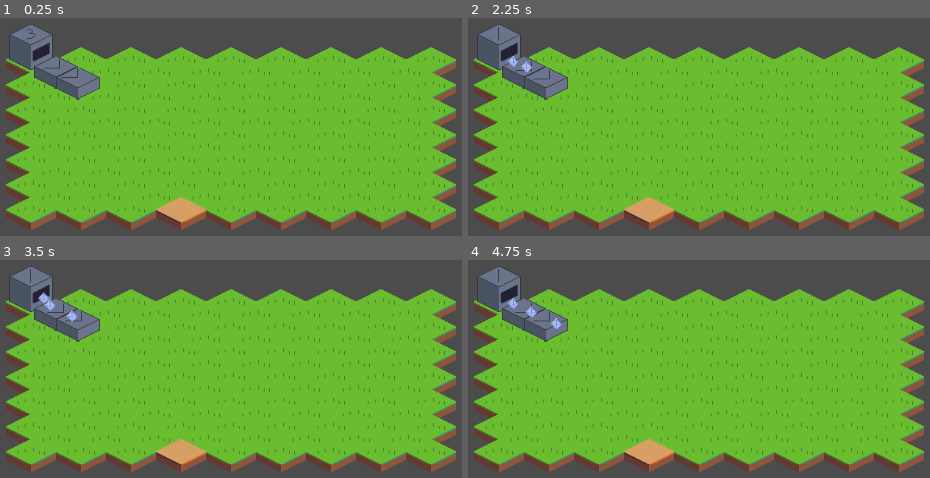
Above: before the commit, frames 1-4 (two rows, left to right).
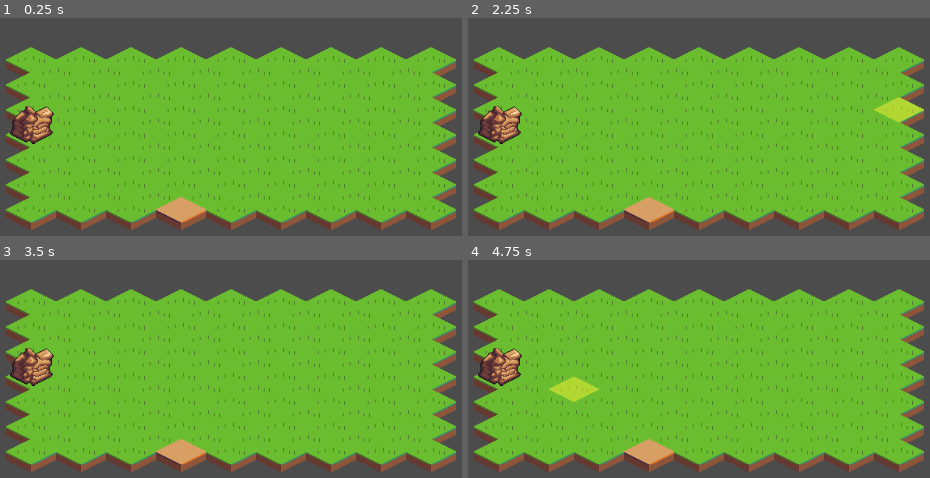
Above: after the commit, the same moments.

Repository: antomarsi/factorygame-godot
Game: Godot game, scene res://Main.tscn
The game is run twice, just before and just after one commit, with the same random seed, the same clock (stepped at 60 frames per second) and the same inputs.
Inputs (mouse positions are in pixels of both pictures, inside the frame that each line leads up to):
- Up to frame 1 (0.25 s): no input
- Up to frame 2 (2.25 s): move the mouse to (outside the picture) at 0.52 s; click (outside the picture) at 0.67 s; move the mouse to (outside the picture) at 1.27 s; click (outside the picture) at 1.42 s; move the mouse to (902, 116) at 2.02 s; click (902, 116) at 2.17 s
- Up to frame 3 (3.5 s): tap Enter at 2.75 s; move the mouse to (outside the picture) at 2.77 s; click (outside the picture) at 2.92 s
- Up to frame 4 (4.75 s): move the mouse to (outside the picture) at 3.52 s; click (outside the picture) at 3.67 s; move the mouse to (583, 390) at 4.27 s; click (583, 390) at 4.42 s

The runs differ from the first frame. In frame 1, 4.0% of the frame differs, in the area x 1-22%, y 3-58%; in frame 2, 4.7%, in the area x 1-99%, y 3-58%; in frame 3, 4.0%; in frame 4, 4.7%.
Error after the commit: Invalid call. Nonexistent function 'instace' in base 'PackedScene'. (res://Scripts/Grid.gd:24)

Commit message:
atualizacao

Diff:
--- a/Entity/Belt.tscn
+++ b/Entity/Belt.tscn
@@ -1,57 +1,45 @@
-[gd_scene load_steps=11 format=2]
+[gd_scene load_steps=9 format=2]
 
 [ext_resource path="res://Sprites/belt.png" type="Texture" id=1]
-[ext_resource path="res://Scripts/Ejector.gd" type="Script" id=2]
-[ext_resource path="res://Scripts/Acceptor.gd" type="Script" id=3]
 [ext_resource path="res://Scripts/Mover.gd" type="Script" id=4]
 [ext_resource path="res://Entity/Actions/Acceptor.tscn" type="PackedScene" id=5]
 [ext_resource path="res://Entity/Actions/Ejector.tscn" type="PackedScene" id=6]
 
-[sub_resource type="AtlasTexture" id=6]
+[sub_resource type="AtlasTexture" id=1]
 atlas = ExtResource( 1 )
 region = Rect2( 0, 0, 56, 41 )
 
-[sub_resource type="AtlasTexture" id=7]
+[sub_resource type="AtlasTexture" id=2]
 atlas = ExtResource( 1 )
 region = Rect2( 56, 0, 56, 41 )
 
-[sub_resource type="AtlasTexture" id=8]
+[sub_resource type="AtlasTexture" id=3]
 atlas = ExtResource( 1 )
 region = Rect2( 112, 0, 56, 41 )
 
-[sub_resource type="SpriteFrames" id=9]
+[sub_resource type="SpriteFrames" id=4]
 animations = [ {
-"frames": [ SubResource( 6 ), SubResource( 7 ), SubResource( 8 ) ],
+"frames": [ SubResource( 1 ), SubResource( 2 ), SubResource( 3 ) ],
 "loop": true,
 "name": "default",
 "speed": 5.0
 } ]
 
 [node name="Belt" type="Node2D"]
-position = Vector2( 128.152, 123.244 )
 script = ExtResource( 4 )
 
 [node name="AnimatedSprite" type="AnimatedSprite" parent="."]
-position = Vector2( 0, -16 )
-frames = SubResource( 9 )
-frame = 2
+position = Vector2( 0, 11 )
+frames = SubResource( 4 )
 playing = true
 
 [node name="Actions" type="Node2D" parent="."]
 
-[node name="Ejector" type="Node2D" parent="Actions" instance=ExtResource( 6 )]
-position = Vector2( 14, -16 )
-script = ExtResource( 2 )
+[node name="Ejector" parent="Actions" instance=ExtResource( 6 )]
+position = Vector2( 14, 6 )
 
-[node name="Acceptor" type="Node2D" parent="Actions" instance=ExtResource( 5 )]
-position = Vector2( -14, -30 )
-script = ExtResource( 3 )
+[node name="Acceptor" parent="Actions" instance=ExtResource( 5 )]
+position = Vector2( -14, -7 )
 
 [node name="TweenIn" type="Tween" parent="."]
-
-[node name="TweenOut" type="Tween" parent="."]
-
-[node name="Item" type="Node2D" parent="."]
-position = Vector2( 0, -24 )
 [connection signal="tween_completed" from="TweenIn" to="." method="_on_TweenIn_tween_completed"]
-[connection signal="tween_completed" from="TweenOut" to="." method="_on_TweenOut_tween_completed"]
--- a/Entity/Item.tscn
+++ b/Entity/Item.tscn
@@ -10,3 +10,4 @@
 z_index = 100
 z_as_relative = false
 texture = ExtResource( 1 )
+hframes = 2
--- /dev/null
+++ b/Entity/Miner.tscn
@@ -0,0 +1,42 @@
+[gd_scene load_steps=9 format=2]
+
+[ext_resource path="res://Scripts/Mine.gd" type="Script" id=2]
+[ext_resource path="res://Entity/Actions/Ejector.tscn" type="PackedScene" id=3]
+[ext_resource path="res://Entity/Item.tscn" type="PackedScene" id=4]
+[ext_resource path="res://Sprites/miner.png" type="Texture" id=5]
+
+[sub_resource type="AtlasTexture" id=1]
+atlas = ExtResource( 5 )
+region = Rect2( 0, 0, 56, 59 )
+
+[sub_resource type="AtlasTexture" id=2]
+atlas = ExtResource( 5 )
+region = Rect2( 56, 0, 56, 59 )
+
+[sub_resource type="AtlasTexture" id=3]
+atlas = ExtResource( 5 )
+region = Rect2( 112, 0, 56, 59 )
+
+[sub_resource type="SpriteFrames" id=4]
+animations = [ {
+"frames": [ SubResource( 1 ), SubResource( 2 ), SubResource( 3 ) ],
+"loop": true,
+"name": "default",
+"speed": 5.0
+} ]
+
+[node name="Miner" type="Node2D"]
+script = ExtResource( 2 )
+item = ExtResource( 4 )
+
+[node name="AnimatedSprite" type="AnimatedSprite" parent="."]
+frames = SubResource( 4 )
+frame = 1
+playing = true
+
+[node name="Actions" type="Node2D" parent="."]
+
+[node name="Ejector" parent="Actions" instance=ExtResource( 3 )]
+position = Vector2( 16, -4 )
+
+[node name="Timer" type="Timer" parent="."]
--- /dev/null
+++ b/Entity/OreDeposit.tscn
@@ -0,0 +1,13 @@
+[gd_scene load_steps=3 format=2]
+
+[ext_resource path="res://Sprites/OreDeposit.png" type="Texture" id=1]
+[ext_resource path="res://Scripts/OreDeposit.gd" type="Script" id=2]
+
+[node name="OreDeposit" type="Node2D"]
+script = ExtResource( 2 )
+
+[node name="Sprite" type="Sprite" parent="."]
+texture = ExtResource( 1 )
+offset = Vector2( 1, -13 )
+hframes = 2
+region_rect = Rect2( 0, 0, 56, 49 )
--- a/Main.tscn
+++ b/Main.tscn
@@ -1,11 +1,13 @@
-[gd_scene load_steps=12 format=2]
+[gd_scene load_steps=11 format=2]
 
 [ext_resource path="res://Sprites/tileset.png" type="Texture" id=1]
-[ext_resource path="res://Sprites/miner.png" type="Texture" id=2]
+[ext_resource path="res://Entity/Miner.tscn" type="PackedScene" id=2]
 [ext_resource path="res://Entity/Belt.tscn" type="PackedScene" id=3]
-[ext_resource path="res://Entity/Item.tscn" type="PackedScene" id=4]
-[ext_resource path="res://Entity/Actions/Ejector.tscn" type="PackedScene" id=6]
-[ext_resource path="res://Scripts/Mine.gd" type="Script" id=7]
+[ext_resource path="res://Scripts/Grid.gd" type="Script" id=4]
+[ext_resource path="res://Sprites/cursor.png" type="Texture" id=5]
+[ext_resource path="res://Entity/OreDeposit.tscn" type="PackedScene" id=6]
+[ext_resource path="res://Sprites/OreDeposit.png" type="Texture" id=7]
+[ext_resource path="res://Scripts/Main.gd" type="Script" id=8]
 
 [sub_resource type="TileSet" id=1]
 0/name = "Grass1"
@@ -51,70 +53,76 @@
 2/shapes = [  ]
 2/z_index = 0
 
-[sub_resource type="AtlasTexture" id=2]
-atlas = ExtResource( 2 )
-region = Rect2( 0, 0, 56, 59 )
+[sub_resource type="TileSet" id=2]
+0/name = "Copper"
+0/texture = ExtResource( 7 )
+0/tex_offset = Vector2( 0, -13 )
+0/modulate = Color( 1, 1, 1, 1 )
+0/region = Rect2( 0, 0, 56, 49 )
+0/tile_mode = 0
+0/occluder_offset = Vector2( 0, 0 )
+0/navigation_offset = Vector2( 0, 0 )
+0/shape_offset = Vector2( 0, 0 )
+0/shape_transform = Transform2D( 1, 0, 0, 1, 0, 0 )
+0/shape_one_way = false
+0/shape_one_way_margin = 0.0
+0/shapes = [  ]
+0/z_index = 0
+1/name = "Iron"
+1/texture = ExtResource( 7 )
+1/tex_offset = Vector2( 0, -29 )
+1/modulate = Color( 1, 1, 1, 1 )
+1/region = Rect2( 56, 0, 56, 49 )
+1/tile_mode = 0
+1/occluder_offset = Vector2( 0, 0 )
+1/navigation_offset = Vector2( 0, 0 )
+1/shape_offset = Vector2( 0, 0 )
+1/shape_transform = Transform2D( 1, 0, 0, 1, 0, 0 )
+1/shape_one_way = false
+1/shape_one_way_margin = 0.0
+1/shapes = [  ]
+1/z_index = 0
 
-[sub_resource type="AtlasTexture" id=3]
-atlas = ExtResource( 2 )
-region = Rect2( 56, 0, 56, 59 )
-
-[sub_resource type="AtlasTexture" id=4]
-atlas = ExtResource( 2 )
-region = Rect2( 112, 0, 56, 59 )
-
-[sub_resource type="SpriteFrames" id=5]
-animations = [ {
-"frames": [ SubResource( 2 ), SubResource( 3 ), SubResource( 4 ) ],
-"loop": true,
-"name": "default",
-"speed": 5.0
-} ]
-
-[node name="Node2D" type="Node2D"]
+[node name="Main" type="Node2D"]
+script = ExtResource( 8 )
+items = [ ExtResource( 2 ), ExtResource( 3 ) ]
 
 [node name="TileMap" type="TileMap" parent="."]
 mode = 1
 tile_set = SubResource( 1 )
 cell_size = Vector2( 64, 32 )
+cell_tile_origin = 1
 format = 1
 tile_data = PoolIntArray( -458740, 1, 0, -393205, 1, 0, -393204, 1, 0, -393203, 1, 0, -327670, 1, 0, -327669, 1, 0, -32 …(1427 unchanged characters)…
 
-[node name="Miner" type="Node2D" parent="."]
-position = Vector2( 96.388, 95.9479 )
-script = ExtResource( 7 )
-item = ExtResource( 4 )
+[node name="Ores" type="TileMap" parent="."]
+mode = 1
+tile_set = SubResource( 2 )
+cell_size = Vector2( 64, 32 )
+cell_tile_origin = 1
+cell_y_sort = true
+centered_textures = true
+format = 1
 
-[node name="AnimatedSprite" type="AnimatedSprite" parent="Miner"]
-position = Vector2( 0, -16 )
-frames = SubResource( 5 )
-frame = 1
-playing = true
+[node name="Grid" type="TileMap" parent="."]
+mode = 1
+cell_size = Vector2( 64, 32 )
+cell_tile_origin = 1
+cell_y_sort = true
+format = 1
+script = ExtResource( 4 )
 
-[node name="Actions" type="Node2D" parent="Miner"]
+[node name="Buildings" type="Node2D" parent="Grid"]
 
-[node name="Ejector" parent="Miner/Actions" instance=ExtResource( 6 )]
-position = Vector2( 16, -4 )
-acceptorPath = NodePath("../../../Belt/Actions/Acceptor")
+[node name="OreDeposit" parent="Grid/Buildings" instance=ExtResource( 6 )]
+position = Vector2( 98.3669, 193.935 )
 
-[node name="Items" type="Node2D" parent="Miner"]
-visible = false
+[node name="Cursor" type="Position2D" parent="."]
 
-[node name="Timer" type="Timer" parent="Miner"]
-autostart = true
+[node name="sprite" type="Sprite" parent="Cursor"]
+modulate = Color( 1, 1, 1, 0.498039 )
+position = Vector2( 0, 16 )
+z_index = 5
+texture = ExtResource( 5 )
 
-[node name="Belt" parent="." instance=ExtResource( 3 )]
-position = Vector2( 128, 128 )
-
-[node name="Ejector" parent="Belt/Actions" index="0"]
-acceptorPath = NodePath("../../../Belt2/Actions/Acceptor")
-
-[node name="Belt2" parent="." instance=ExtResource( 3 )]
-position = Vector2( 156, 142 )
-
-[node name="AnimatedSprite" parent="Belt2" index="0"]
-frame = 1
-
-[editable path="Belt"]
-
-[editable path="Belt2"]
+[node name="Items" type="Node2D" parent="."]
--- /dev/null
+++ b/Raw/OreDeposit.json
@@ -0,0 +1,78 @@
+{ "frames": {
+   "OreDeposit 0.aseprite": {
+    "frame": { "x": 0, "y": 0, "w": 56, "h": 49 },
+    "rotated": false,
+    "trimmed": true,
+    "spriteSourceSize": { "x": 69, "y": 11, "w": 56, "h": 49 },
+    "sourceSize": { "w": 192, "h": 106 },
+    "duration": 100
+   },
+   "OreDeposit 1.aseprite": {
+    "frame": { "x": 0, "y": 0, "w": 56, "h": 49 },
+    "rotated": false,
+    "trimmed": true,
+    "spriteSourceSize": { "x": 69, "y": 11, "w": 56, "h": 49 },
+    "sourceSize": { "w": 192, "h": 106 },
+    "duration": 100
+   },
+   "OreDeposit 2.aseprite": {
+    "frame": { "x": 56, "y": 0, "w": 56, "h": 49 },
+    "rotated": false,
+    "trimmed": true,
+    "spriteSourceSize": { "x": 69, "y": 11, "w": 56, "h": 49 },
+    "sourceSize": { "w": 192, "h": 106 },
+    "duration": 100
+   },
+   "OreDeposit 3.aseprite": {
+    "frame": { "x": 56, "y": 0, "w": 56, "h": 49 },
+    "rotated": false,
+    "trimmed": true,
+    "spriteSourceSize": { "x": 69, "y": 11, "w": 56, "h": 49 },
+    "sourceSize": { "w": 192, "h": 106 },
+    "duration": 100
+   },
+   "OreDeposit 4.aseprite": {
+    "frame": { "x": 56, "y": 0, "w": 56, "h": 49 },
+    "rotated": false,
+    "trimmed": true,
+    "spriteSourceSize": { "x": 69, "y": 11, "w": 56, "h": 49 },
+    "sourceSize": { "w": 192, "h": 106 },
+    "duration": 100
+   },
+   "OreDeposit 5.aseprite": {
+    "frame": { "x": 56, "y": 0, "w": 56, "h": 49 },
+    "rotated": false,
+    "trimmed": true,
+    "spriteSourceSize": { "x": 69, "y": 11, "w": 56, "h": 49 },
+    "sourceSize": { "w": 192, "h": 106 },
+    "duration": 100
+   },
+   "OreDeposit 6.aseprite": {
+    "frame": { "x": 56, "y": 0, "w": 56, "h": 49 },
+    "rotated": false,
+    "trimmed": true,
+    "spriteSourceSize": { "x": 69, "y": 11, "w": 56, "h": 49 },
+    "sourceSize": { "w": 192, "h": 106 },
+    "duration": 100
+   },
+   "OreDeposit 7.aseprite": {
+    "frame": { "x": 56, "y": 0, "w": 56, "h": 49 },
+    "rotated": false,
+    "trimmed": true,
+    "spriteSourceSize": { "x": 69, "y": 11, "w": 56, "h": 49 },
+    "sourceSize": { "w": 192, "h": 106 },
+    "duration": 100
+   }
+ },
+ "meta": {
+  "app": "http://www.aseprite.org/",
+  "version": "1.2.21-x64",
+  "image": "OreDeposit.png",
+  "format": "RGBA8888",
+  "size": { "w": 112, "h": 49 },
+  "scale": "1",
+  "slices": [
+   { "name": "Tile", "color": "#0000ffff", "keys": [{ "frame": 0, "bounds": {"x": 64, "y": 32, "w": 64, "h": 32 }, "pivot": {"x": 32, "y": 16 } }] }
+  ]
+ }
+}
--- a/Scripts/Acceptor.gd
+++ b/Scripts/Acceptor.gd
@@ -2,24 +2,23 @@
 
 class_name Acceptor
 
-signal item_accepted
+signal item_accepted(item)
 signal can_accept_item
+
+var item_on_hold = false
 
 func _ready():
 	pass # Replace with function body.
 
-func canAcceptItem() -> bool:
+func can_accept_item() -> bool:
 	return get_child_count() == 0
 
-func setItem(item:Item):
-	add_child(item)
-	emit_signal("item_accepted")
+func set_item(item:Item):
+	if item_on_hold:
+		yield(self, "can_accept_item")
+	item_on_hold = false
+	emit_signal("item_accepted", item)
 
-func getItem():
-	return get_child(0)
-
-func take_item() -> Item:
-	var item = get_child(0)
-	remove_child(item)
+func take_item():
+	item_on_hold = false
 	emit_signal("can_accept_item")
-	return item
--- /dev/null
+++ b/Scripts/Building.gd
@@ -0,0 +1,13 @@
+extends Node2D
+
+class_name Building
+
+enum CELL_TYPE { BUILDINGS, ORE_DEPOSIT }
+export (CELL_TYPE) var type
+
+func destroy():
+	queue_free()
+
+
+func can_place_on_tile(tile_index):
+	return tile_index == -1;
--- a/Scripts/Ejector.gd
+++ b/Scripts/Ejector.gd
@@ -3,25 +3,19 @@
 class_name Ejector
 
 signal item_ejected
+signal acceptor_setted
 
-export (NodePath) var acceptorPath
-var acceptor : Acceptor
+var acceptor : Acceptor setget set_acceptor
 
-func _ready():
-	if (acceptorPath):
-		acceptor = get_node(acceptorPath)
-
-func can_eject_item() -> bool:
-	return get_child_count() == 0 and acceptor != null
+func set_acceptor(_acceptor: Acceptor):
+	acceptor = _acceptor
+	emit_signal("acceptor_setted")
 
 func eject_item(item : Item):
-	add_child(item)
-
-func _process(delta):
-	if get_child_count() != 0 and acceptor != null:
-		if not acceptor.canAcceptItem():
-			yield(acceptor, "can_accept_item")
-		var item = get_child(0)
-		remove_child(item)
-		acceptor.setItem(item)
-		emit_signal("item_ejected")
+	if not acceptor:
+		yield(self, "acceptor_setted")
+	if not acceptor.can_accept_item():
+		yield(acceptor, "can_accept_item")
+	acceptor.set_item(item)
+	yield(acceptor, "item_accepted")
+	emit_signal("item_ejected")
--- /dev/null
+++ b/Scripts/Grid.gd
@@ -0,0 +1,45 @@
+extends TileMap
+
+enum CELL_TYPE { BUILDING, ORE_DEPOSIT }
+onready var buildings = $Buildings
+
+func _ready():
+	for child in buildings.get_children():
+		var pos = world_to_map(child.position)
+		set_cellv(pos, child.type)
+		child.position = get_center_tile(pos)
+
+func get_cell_item(cell, type = CELL_TYPE.BUILDING):
+	for node in buildings.get_children():
+		if node.type != type:
+			continue
+		if world_to_map(node.position) == cell:
+			return node
+
+func request_build(building, world_pos):
+	var pos = world_to_map(world_pos)
+	var cell_id = get_cellv(pos)
+	match cell_id:
+		-1:
+			var b = building.instace()
+			set_cellv(pos, building.type)
+			buildings.add_child(building)
+			building.position = get_center_tile(pos)
+		CELL_TYPE.BUILDING:
+			var b = building.instace()
+			var cb = get_cell_item(pos)
+			if cb:
+				cb.destroy()
+			set_cellv(pos, building.type)
+			buildings.call_deferred("add_child", building)
+			building.position = get_center_tile(pos)
+		CELL_TYPE.ORE_DEPOSIT:
+			var b = building.instace()
+			set_cellv(pos, building.type)
+			buildings.add_child(building)
+			building.position = get_center_tile(pos)
+
+func get_center_tile(pos) -> Vector2:
+	var new_pos = map_to_world(pos)
+	new_pos.y += (cell_size.y/2)
+	return new_pos
--- a/Scripts/Item.gd
+++ b/Scripts/Item.gd
@@ -1,6 +1,15 @@
+tool
 extends Node2D
 
 class_name Item
 
-func _ready():
-	pass # Replace with function body.
+enum ITEM_TYPE {
+	COPPER,
+	IRON
+}
+
+export (ITEM_TYPE) var type setget set_item_type
+
+func set_item_type(value):
+	$Sprite.frame = value
+	type = value
--- /dev/null
+++ b/Scripts/Main.gd
@@ -0,0 +1,29 @@
+extends Node2D
+
+onready var cursor = $Cursor
+onready var map = $TileMap
+onready var grid = $Grid
+export (Array, PackedScene) var items
+
+func _ready():
+	pass # Replace with function body.
+
+func _process(delta):
+	var cell_pos = map.world_to_map(get_global_mouse_position())
+	var cell_index = map.get_cellv(cell_pos)
+	match cell_index:
+		-1:
+			cursor.visible = false
+		_:
+			cursor.visible = true
+			cursor.position = map.map_to_world(cell_pos, true)
+
+func _unhandled_input(event):
+	if event is InputEventMouseButton and cursor.visible:
+		if event.button_index == BUTTON_LEFT:
+			set_item(0)
+		if event.button_index == BUTTON_RIGHT:
+			set_item(1)
+
+func set_item(i):
+	grid.request_build(items[i], get_global_mouse_position())
--- a/Scripts/Mine.gd
+++ b/Scripts/Mine.gd
@@ -1,24 +1,46 @@
-extends Node
+extends Building
 
 onready var ejector = $Actions/Ejector
 onready var timer = $Timer
-onready var itemsHolder = $Items
-export var item : PackedScene
+var oreDeposit : OreDeposit setget set_ore_deposit
+var itemHolds = []
 var max_item_hold = 5
+var speed = 1
+var item : Item
+
+func set_ore_deposit(value):
+	oreDeposit = value
+	match oreDeposit.ORE_TYPE:
+		OreDeposit.ORE_TYPE.COPPER:
+			item = ItemManager.get_item(Item.ITEM_TYPE.COPPER)
+		OreDeposit.ORE_TYPE.IRON:
+			item = ItemManager.get_item(Item.ITEM_TYPE.IRON)
 
 func _ready():
 	timer.connect("timeout", self, "generate_item")
+	timer.autostart = true
+	timer.wait_time = speed
+	timer.start()
 
 func _process(delta):
-	if itemsHolder.get_child_count() > 0:
-		if not ejector.can_eject_item():
-			yield(ejector, "item_ejected")
-		var hold = itemsHolder.get_child(0)
-		itemsHolder.remove_child(hold)
-		ejector.eject_item(hold)
-
+	if itemHolds.size() > 0:
+		var hold = itemHolds.front()
+		hold.global_position = ejector.global_position
+		hold.visible = true
+		yield(ejector.eject_item(hold), "completed" )
+		itemHolds.pop_front()
 
 func generate_item():
-	if itemsHolder.get_child_count() < max_item_hold:
-		var i = item.instance()
-		itemsHolder.add_child(i)
+	if itemHolds.size() < max_item_hold:
+		var i = item.instance() as Item
+		i.visible = false
+		get_node("../../../Items").add_child(i)
+		itemHolds.push_back(i)
+
+func destroy():
+	for item in itemHolds:
+		item.call_deferred("queue_free")
+	call_deferred("queue_free")
+
+func can_place_on_tile(tile_index):
+	return tile_index == CELL_TYPE.ORE_DEPOSIT
--- a/Scripts/Mover.gd
+++ b/Scripts/Mover.gd
@@ -1,42 +1,40 @@
-extends Node2D
+extends Building
 
-onready var acceptor : Acceptor = $Actions/Acceptor
-onready var ejector : Ejector = $Actions/Ejector
-onready var itemHolder = $Item
+onready var ejector : Ejector
+onready var acceptor : Acceptor
 onready var tweenIn : Tween = $TweenIn
-onready var tweenOut : Tween = $TweenOut
+export (int) var speed = 1
+var holdItem : Item
 
-var moving_item = false
+signal moved_out
 
 func _ready():
-	pass
+	ejector = $Actions/Ejector
+	acceptor = $Actions/Acceptor
+	acceptor.connect("item_accepted", self, "on_item_accepted")
 
-func _process(delta):
-	if itemHolder.get_child_count() == 0:
-		move_in()
-	else:
-		move_out()
-
-func move_out():
-	if not ejector.can_eject_item() or tweenOut.is_active():
-		return
-	var item = itemHolder.get_child(0)
-	tweenOut.interpolate_property(item, "global_position", itemHolder.global_position, ejector.global_position, 1,
+func on_item_accepted(item: Item):
+	if tweenIn.is_active():
+		yield(tweenIn, "tween_completed")
+	if holdItem:
+		yield(self, "moved_out")
+	acceptor.take_item()
+	var old_pos = item.global_position
+	tweenIn.interpolate_property(
+		item,
+		"global_position",
+		old_pos,
+		global_position,
+		speed,
 		Tween.TRANS_LINEAR)
-	tweenOut.start()
-
-func move_in():
-	if acceptor.canAcceptItem() or tweenIn.is_active():
-		return
-	tweenIn.interpolate_property( acceptor.getItem(), "global_position", acceptor.global_position, itemHolder.global_position, 1,
-	Tween.TRANS_LINEAR)
 	tweenIn.start()
+	holdItem = item
 
 func _on_TweenIn_tween_completed(object, key):
-	var item = acceptor.take_item()
-	itemHolder.add_child(item)
+	yield(ejector.eject_item(object), "completed")
+	emit_signal("moved_out")
 
-
-func _on_TweenOut_tween_completed(object, key):
-	itemHolder.remove_child(object)
-	ejector.eject_item(object)
+func destroy():
+	if holdItem:
+		holdItem.queue_free()
+	queue_free()
--- /dev/null
+++ b/Scripts/OreDeposit.gd
@@ -0,0 +1,15 @@
+tool
+extends Node2D
+
+class_name OreDeposit
+
+enum CELL_TYPE { BUILDING, ORE_DEPOSIT }
+enum ORE_TYPE { COPPER, IRON }
+
+var type = CELL_TYPE.ORE_DEPOSIT
+export (ORE_TYPE) var ore_type setget set_ore_type
+export (Item.ITEM_TYPE) var item_type
+
+func set_ore_type(value):
+	$Sprite.frame = value
+	ore_type = value
--- /dev/null
+++ b/Scripts/autoload/item_manager.gd
@@ -0,0 +1,8 @@
+extends Node
+
+onready var items = preload("res://Entity/Item.tscn")
+
+func get_item(type):
+	var item = items.new()
+	item.type = type
+	return item
--- a/project.godot
+++ b/project.godot
@@ -15,6 +15,11 @@
 "path": "res://Scripts/Acceptor.gd"
 }, {
 "base": "Node2D",
+"class": "Building",
+"language": "GDScript",
+"path": "res://Scripts/Building.gd"
+}, {
+"base": "Node2D",
 "class": "Ejector",
 "language": "GDScript",
 "path": "res://Scripts/Ejector.gd"
@@ -23,11 +28,18 @@
 "class": "Item",
 "language": "GDScript",
 "path": "res://Scripts/Item.gd"
+}, {
+"base": "Node2D",
+"class": "OreDeposit",
+"language": "GDScript",
+"path": "res://Scripts/OreDeposit.gd"
 } ]
 _global_script_class_icons={
 "Acceptor": "",
+"Building": "",
 "Ejector": "",
-"Item": ""
+"Item": "",
+"OreDeposit": ""
 }
 
 [application]
@@ -36,6 +48,10 @@
 run/main_scene="res://Main.tscn"
 config/icon="res://icon.png"
 
+[autoload]
+
+ItemManager="*res://Scripts/autoload/item_manager.gd"
+
 [rendering]
 
 environment/default_environment="res://default_env.tres"
Not shown, added: .gdignore
Binary file added: Raw/OreDeposit.aseprite
Not shown, added: Raw/OreDeposit.png.import
Binary file added: Raw/Template-Grid.aseprite
Binary file added: Raw/items.aseprite
Binary file added: Sprites/OreDeposit.png
Not shown, added: Sprites/OreDeposit.png.import
Binary file added: Sprites/cursor.png
Binary file changed: Sprites/items.png
